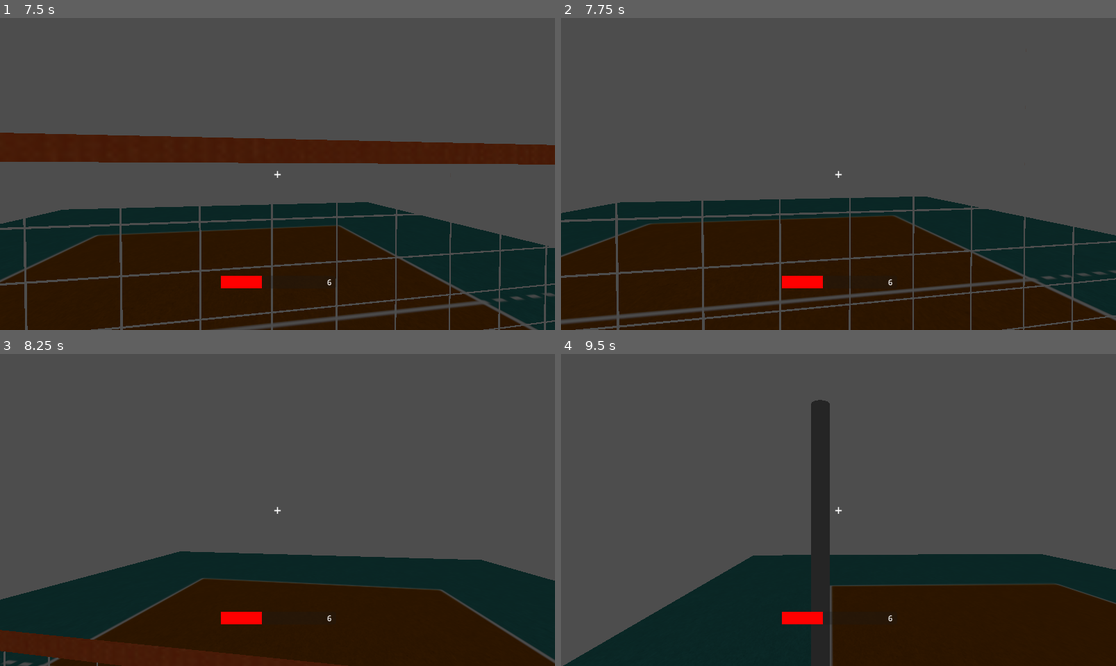
Above: before the commit, frames 1-4 (two rows, left to right).
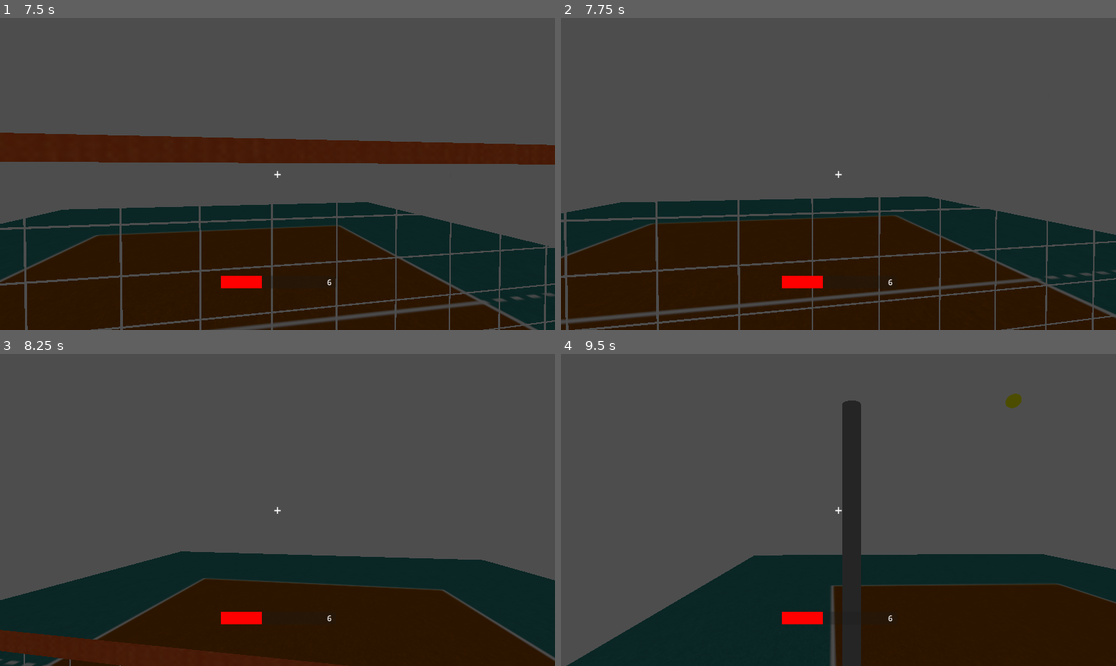
Above: after the commit, the same moments.

Repository: Mcaldas11/VolleyBox
Game: Godot game, scene res://volleyball/scene.tscn
Two runs of this game, one before a commit and one after it. Both use one fixed random seed, a clock stepped at 60 frames per second and the inputs below.
Inputs (mouse positions are in pixels of both pictures, inside the frame that each line leads up to):
- Up to frame 1 (7.5 s): tap Enter (ui_accept) at 0.5, 0.77, 1.52, 2.75, 3.02, 3.77, 4.52, 5, 6.02, 6.77, 7.25 s; move the mouse to (271, 180) at 0.52 s; press the mouse at (271, 180) at 0.53 s; hold W (ui_up) 0.53-2.78 s; move the mouse to (316, 177) at 1.27 s; release the mouse at (316, 177) at 1.28 s; click (316, 177) at 1.35 s; move the mouse to (233, 170) at 2.02 s; hold C (power_15) 2.03-2.78 s; click (233, 170) at 2.3 s; move the mouse to (283, 174) at 2.77 s; hold A (ui_left) 2.78-3.53 s; tap Z (power_3) at 2.85 s; click (283, 174) at 3.05 s; move the mouse to (255, 167) at 3.52 s; hold X (power_6) 3.53-4.28 s; hold W (ui_up) 3.53-5.78 s; click (255, 167) at 3.8 s; move the mouse to (305, 174) at 4.27 s; tap Q (power_down) at 4.35 s; click (305, 174) at 4.55 s; move the mouse to (249, 174) at 5.02 s; hold E (power_up) 5.03-5.78 s; click (249, 174) at 5.3 s; move the mouse to (288, 167) at 5.77 s; hold D (ui_right) 5.78-6.53 s; tap Shift (run) at 5.85 s; click (288, 167) at 6.05 s; move the mouse to (271, 180) at 6.52 s; hold G (spawn_ball) 6.53-7.28 s; hold W (ui_up) from 6.53 s (still down); click (271, 180) at 6.8 s; move the mouse to (316, 177) at 7.27 s; tap Keypad Enter at 7.35 s
- Up to frame 2 (7.75 s): keep holding W (ui_up); tap Enter (ui_accept) at 7.52 s; click (877, 177) at 7.55 s
- Up to frame 3 (8.25 s): keep holding W (ui_up); tap Enter (ui_accept) at 8 s; move the mouse to (233, 506) at 8.02 s; hold Ctrl from 8.03 s (still down)
- Up to frame 4 (9.5 s): click (794, 506) at 8.3 s; move the mouse to (844, 510) at 8.77 s; release W (ui_up) at 8.78 s; release Ctrl at 8.78 s; hold A (ui_left) from 8.78 s (still down); click (844, 510) at 8.85 s; tap Enter (ui_accept) at 9.02 s

Frame 1 is identical in both runs. In frame 2, 2.8% of the frame differs, in the area x 0-100%, y 57-100%; in frame 3, 0.7%; in frame 4, 6.1%, in the area x 0-100%, y 12-100%.
Error before the commit: Invalid operands 'Object' and 'float' in operator '*'. (res://Player/Script_Player/player.gd:143)

Commit message:
Use direction vector for spike impulse
Fix computation of spike_impulse in player.gd. The code previously multiplied `ball_scene` by force and power (likely a typo), which didn't produce a proper directional impulse. Replace it with `direction * spike_force * power` so the ball is propelled toward the crosshair target using the computed direction, spike force, and power.

Diff:
--- a/volley-box/Player/Script_Player/player.gd
+++ b/volley-box/Player/Script_Player/player.gd
@@ -137,10 +137,9 @@
 			if not is_on_floor():
 
 				var target = get_crosshair_target()
-
 				var direction = (target - current_ball.global_position).normalized()
 
-				var spike_impulse = ball_scene * spike_force * power
+				var spike_impulse = direction * spike_force * power
 
 				current_ball.apply_central_impulse(spike_impulse)
 
